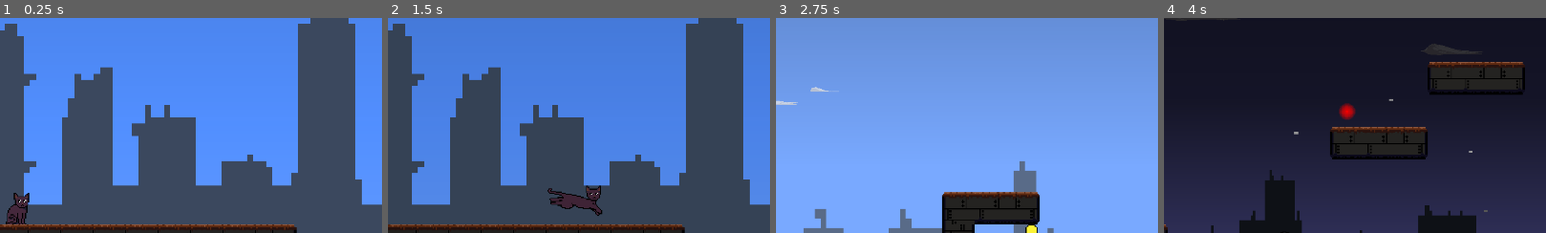
Above: before the commit, frames 1-4 (left to right).
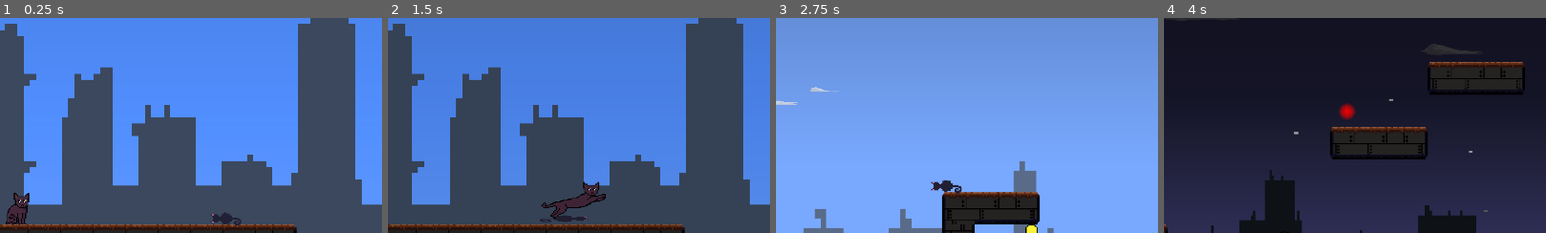
Above: after the commit, the same moments.

Repository: GillianZech/color-cat
Game: Godot game, scene res://Scenes/scene_controller.tscn
Two runs of this game, one before a commit and one after it. Both use one fixed random seed, a clock stepped at 60 frames per second and the inputs below.
Inputs:
- Up to frame 1 (0.25 s): no input
- Up to frame 2 (1.5 s): hold W (move_up) 0.53-1.28 s; hold D (move_right) from 0.53 s (still down); tap Alt (dev) at 1.35 s
- Up to frame 3 (2.75 s): tap W (move_up) at 1.52, 1.55, 1.82 s; release D (move_right) at 2.03 s; hold A (move_left) from 2.03 s (still down); hold W (move_up) from 2.03 s (still down)
- Up to frame 4 (4 s): release A (move_left) at 2.78 s; release W (move_up) at 2.78 s; hold D (move_right) from 2.78 s (still down); tap Alt (dev) at 2.85 s; tap W (move_up) at 3.02, 3.05, 3.32 s; hold W (move_up) from 3.53 s (still down)
The pictures show only the part of the screen within x 25-75%, y 18-68%; the shares and areas given below are measured in that part.

The runs differ from the first frame. In frame 1, 0.2% of the frame differs, in the area x 55-63%, y 90-97%; in frame 2, 1.2%, in the area x 39-57%, y 76-95%; in frame 3, 0.3%; in frame 4, nothing differs.

Commit message:
Made enemies

Diff:
--- a/color_cat/Code/CharacterBody2D.gd
+++ b/color_cat/Code/CharacterBody2D.gd
@@ -83,25 +83,11 @@
 		velocity.y += GRAVITY
 
 		if Input.is_action_just_pressed("move_up") and is_on_floor():
-			velocity.y = JUMP_STRENGTH
-			WALK_AUDIO.stop()
-			DUST_PARTICLES.emitting = false
-			JUMP_AUDIO.play()
-			JUMP_AUDIO.pitch_scale = randf_range(3.6, 4.0)
-			ANIM_PLAYER.seek(0)
-			ANIM_PLAYER.play("JumpSquish")
-			_jump_animation()
+			jump("low")
 
 		if Input.is_action_just_pressed("move_up") and not is_on_floor() and PAINT_COLOR == "Blue" and DJUMP_USED == false:
-			velocity.y = JUMP_STRENGTH
-			WALK_AUDIO.stop()
-			DUST_PARTICLES.emitting = false
-			JUMP_AUDIO.play()
-			JUMP_AUDIO.pitch_scale = randf_range(4.0, 4.2)
-			ANIM_PLAYER.seek(0)
-			ANIM_PLAYER.play("JumpSquish")
+			jump("high")
 			DJUMP_USED = true
-			_jump_animation()
 
 		if Input.is_action_pressed("move_right") and velocity.x < SPEED:
 			velocity.x += ACCELERATION
@@ -144,7 +130,17 @@
 	if INPUT_VECTOR.x > 0:
 		ANIM_SPRITE.flip_h = false
 
-func _jump_animation():
+func jump(pitch):
+	velocity.y = JUMP_STRENGTH
+	WALK_AUDIO.stop()
+	DUST_PARTICLES.emitting = false
+	JUMP_AUDIO.play()
+	if pitch == "low":
+		JUMP_AUDIO.pitch_scale = randf_range(3.6, 4.0)
+	else:
+		JUMP_AUDIO.pitch_scale = randf_range(4.0, 4.2)
+	ANIM_PLAYER.seek(0)
+	ANIM_PLAYER.play("JumpSquish")
 	ANIM_SPRITE.play("jump")
 	if INPUT_VECTOR.y < -0.9:
 		ANIM_SPRITE.play("fall")
@@ -153,7 +149,6 @@
 	ANIM_PLAYER.play("Death")
 	get_node("Death").play()
 	get_parent().get_parent()._restart()
-	#_reset()
 
 func _change_color(NEW_COLOR):
 	PAINT_COLOR = NEW_COLOR
--- /dev/null
+++ b/color_cat/Code/Enemy.gd
@@ -0,0 +1,47 @@
+extends CharacterBody2D
+@export var DEAD = false
+@export var WALK_SPEED = 100
+@export var DIRECTION = -1
+@onready var cat = get_parent().get_parent().get_node("Cat")
+var GRAVITY = 30
+var JUMP_VELOCITY = -400
+
+# Called every frame. 'delta' is the elapsed time since the previous frame.
+func _physics_process(_delta):
+	if not DEAD:
+		var DIRECT = cat.position.x - position.x
+		if DIRECT >= 0:
+			DIRECTION = 1
+			$AnimatedSprite2D.flip_h = true
+		else:
+			DIRECTION = -1
+			$AnimatedSprite2D.flip_h = false
+		velocity.x = WALK_SPEED*DIRECTION
+		if not is_on_floor():
+			velocity.y += GRAVITY
+		move_and_slide()
+
+func die():
+	DEAD = true
+	velocity = Vector2.ZERO
+	set_collision_layer_value(10, 0)
+	set_collision_mask_value(1, 0)
+	$StompBox.set_collision_mask_value(1, 0)
+	#if $DeathTimer.is_stopped():
+	$DeathTimer.start()
+	$AnimationPlayer.play("Squish")
+
+func _on_death_timer_timeout():
+	queue_free()
+
+func _on_stomp_box_body_entered(body):
+	if not body.is_on_floor() and body.velocity.y >= 0:
+		$HurtArea.set_collision_mask_value(1, 0)
+		die()
+		body.jump("high")
+	pass # Replace with function body.
+
+
+func _on_hurt_area_body_entered(body):
+	body._die()
+	pass # Replace with function body.
--- a/color_cat/Scenes/Level1.tscn
+++ b/color_cat/Scenes/Level1.tscn
@@ -29,6 +29,7 @@
 [ext_resource type="AudioStream" uid="uid://b05d6g0x3njyo" path="res://Sounds/eat.ogg" id="20_84rj5"]
 [ext_resource type="Texture2D" uid="uid://cgeushhu2cvhc" path="res://Assets/paint_bucket_yellow_sprite_sheet.png" id="20_p7vb6"]
 [ext_resource type="AudioStream" uid="uid://c0lpt3ae8jucd" path="res://Sounds/laser.ogg" id="27_4othl"]
+[ext_resource type="PackedScene" uid="uid://cpgsfyulne2ru" path="res://Scenes/enemy.tscn" id="27_hhwdx"]
 [ext_resource type="PackedScene" uid="uid://dkwnokg50alof" path="res://Scenes/Spike.tscn" id="34_38fuf"]
 
 [sub_resource type="CircleShape2D" id="CircleShape2D_hgufp"]
@@ -1186,9 +1187,6 @@
 theme_override_font_sizes/font_size = 84
 text = "That pesky laser..."
 
-[node name="Cat" parent="." instance=ExtResource("2_dl4qo")]
-position = Vector2(408, 288)
-
 [node name="Buckets" type="Node2D" parent="."]
 
 [node name="PaintBucket" type="Area2D" parent="Buckets"]
@@ -1711,6 +1709,11 @@
 stream = ExtResource("27_4othl")
 volume_db = -15.0
 
+[node name="Enemies" type="Node2D" parent="."]
+
+[node name="Enemy" parent="Enemies" instance=ExtResource("27_hhwdx")]
+position = Vector2(849, 308)
+
 [node name="EndArea" parent="." instance=ExtResource("12_bxdkk")]
 position = Vector2(8339, 294)
 
@@ -1726,6 +1729,9 @@
 
 [node name="Death" type="AudioStreamPlayer2D" parent="DeathPlane"]
 stream = ExtResource("18_l8bih")
+
+[node name="Cat" parent="." instance=ExtResource("2_dl4qo")]
+position = Vector2(408, 288)
 
 [connection signal="body_entered" from="Buckets/PaintBucket" to="Buckets/PaintBucket" method="_on_body_entered"]
 [connection signal="animation_finished" from="Buckets/PaintBucket/BucketSprite" to="Buckets/PaintBucket" method="_on_bucket_sprite_animation_finished"]
--- a/color_cat/Scenes/Level2.tscn
+++ b/color_cat/Scenes/Level2.tscn
@@ -29,6 +29,7 @@
 [ext_resource type="Texture2D" uid="uid://bqucq1marii71" path="res://Assets/background/SCS_Clouds_Daytime_02.png" id="23_6r03g"]
 [ext_resource type="AudioStream" uid="uid://c0lpt3ae8jucd" path="res://Sounds/laser.ogg" id="23_x3uet"]
 [ext_resource type="PackedScene" uid="uid://dkwnokg50alof" path="res://Scenes/Spike.tscn" id="29_fudnf"]
+[ext_resource type="PackedScene" uid="uid://cpgsfyulne2ru" path="res://Scenes/enemy.tscn" id="30_j35rk"]
 
 [sub_resource type="TileSetAtlasSource" id="TileSetAtlasSource_mpuo8"]
 texture = ExtResource("1_4jqht")
@@ -1633,6 +1634,14 @@
 stream = ExtResource("23_x3uet")
 volume_db = -15.0
 
+[node name="Enemies" type="Node2D" parent="."]
+
+[node name="Enemy" parent="Enemies" instance=ExtResource("30_j35rk")]
+position = Vector2(800, 180)
+
+[node name="Enemy2" parent="Enemies" instance=ExtResource("30_j35rk")]
+position = Vector2(2040, 244)
+
 [connection signal="body_entered" from="Food/Can" to="Food/Can" method="_on_body_entered"]
 [connection signal="body_entered" from="Food/Can2" to="Food/Can2" method="_on_body_entered"]
 [connection signal="body_entered" from="Food/Can3" to="Food/Can3" method="_on_body_entered"]
--- a/color_cat/Scenes/Level4.tscn
+++ b/color_cat/Scenes/Level4.tscn
@@ -522,6 +522,43 @@
 "speed": 10.0
 }]
 
+[sub_resource type="Animation" id="Animation_phcdy"]
+length = 0.001
+tracks/0/type = "bezier"
+tracks/0/imported = false
+tracks/0/enabled = true
+tracks/0/path = NodePath("LaserSprite:position:x")
+tracks/0/interp = 1
+tracks/0/loop_wrap = true
+tracks/0/keys = {
+"handle_modes": PackedInt32Array(0),
+"points": PackedFloat32Array(-0.00012207, -0.25, 0, 0.25, 0),
+"times": PackedFloat32Array(0)
+}
+tracks/1/type = "bezier"
+tracks/1/imported = false
+tracks/1/enabled = true
+tracks/1/path = NodePath("LaserSprite:position:y")
+tracks/1/interp = 1
+tracks/1/loop_wrap = true
+tracks/1/keys = {
+"handle_modes": PackedInt32Array(0),
+"points": PackedFloat32Array(0, -0.25, 0, 0.25, 0),
+"times": PackedFloat32Array(0)
+}
+tracks/2/type = "value"
+tracks/2/imported = false
+tracks/2/enabled = true
+tracks/2/path = NodePath("LaserSprite:visible")
+tracks/2/interp = 1
+tracks/2/loop_wrap = true
+tracks/2/keys = {
+"times": PackedFloat32Array(0),
+"transitions": PackedFloat32Array(1),
+"update": 1,
+"values": [true]
+}
+
 [sub_resource type="Animation" id="Animation_74k53"]
 resource_name = "move"
 length = 0.55
@@ -560,7 +597,13 @@
 "values": [true, true, false]
 }
 
-[sub_resource type="Animation" id="Animation_phcdy"]
+[sub_resource type="AnimationLibrary" id="AnimationLibrary_xhn3u"]
+_data = {
+"RESET": SubResource("Animation_phcdy"),
+"move": SubResource("Animation_74k53")
+}
+
+[sub_resource type="Animation" id="Animation_kiikt"]
 length = 0.001
 tracks/0/type = "bezier"
 tracks/0/imported = false
@@ -570,7 +613,7 @@
 tracks/0/loop_wrap = true
 tracks/0/keys = {
 "handle_modes": PackedInt32Array(0),
-"points": PackedFloat32Array(-0.00012207, -0.25, 0, 0.25, 0),
+"points": PackedFloat32Array(0, -0.25, 0, 0.25, 0),
 "times": PackedFloat32Array(0)
 }
 tracks/1/type = "bezier"
@@ -595,12 +638,6 @@
 "transitions": PackedFloat32Array(1),
 "update": 1,
 "values": [true]
-}
-
-[sub_resource type="AnimationLibrary" id="AnimationLibrary_xhn3u"]
-_data = {
-"RESET": SubResource("Animation_phcdy"),
-"move": SubResource("Animation_74k53")
 }
 
 [sub_resource type="Animation" id="Animation_ulsqw"]
@@ -641,7 +678,13 @@
 "values": [true, true, false]
 }
 
-[sub_resource type="Animation" id="Animation_kiikt"]
+[sub_resource type="AnimationLibrary" id="AnimationLibrary_bxhnd"]
+_data = {
+"RESET": SubResource("Animation_kiikt"),
+"move": SubResource("Animation_ulsqw")
+}
+
+[sub_resource type="Animation" id="Animation_x2yum"]
 length = 0.001
 tracks/0/type = "bezier"
 tracks/0/imported = false
@@ -676,12 +719,6 @@
 "transitions": PackedFloat32Array(1),
 "update": 1,
 "values": [true]
-}
-
-[sub_resource type="AnimationLibrary" id="AnimationLibrary_bxhnd"]
-_data = {
-"RESET": SubResource("Animation_kiikt"),
-"move": SubResource("Animation_ulsqw")
 }
 
 [sub_resource type="Animation" id="Animation_ww2e7"]
@@ -722,23 +759,30 @@
 "values": [true, true, false]
 }
 
-[sub_resource type="Animation" id="Animation_x2yum"]
+[sub_resource type="AnimationLibrary" id="AnimationLibrary_refqw"]
+_data = {
+"RESET": SubResource("Animation_x2yum"),
+"move": SubResource("Animation_ww2e7")
+}
+
+[sub_resource type="Animation" id="Animation_lflpg"]
 length = 0.001
-tracks/0/type = "bezier"
+tracks/0/type = "value"
 tracks/0/imported = false
 tracks/0/enabled = true
-tracks/0/path = NodePath("LaserSprite:position:x")
+tracks/0/path = NodePath("LaserSprite:visible")
 tracks/0/interp = 1
 tracks/0/loop_wrap = true
 tracks/0/keys = {
-"handle_modes": PackedInt32Array(0),
-"points": PackedFloat32Array(0, -0.25, 0, 0.25, 0),
-"times": PackedFloat32Array(0)
+"times": PackedFloat32Array(0),
+"transitions": PackedFloat32Array(1),
+"update": 1,
+"values": [true]
 }
 tracks/1/type = "bezier"
 tracks/1/imported = false
 tracks/1/enabled = true
-tracks/1/path = NodePath("LaserSprite:position:y")
+tracks/1/path = NodePath("LaserSprite:position:x")
 tracks/1/interp = 1
 tracks/1/loop_wrap = true
 tracks/1/keys = {
@@ -746,23 +790,16 @@
 "points": PackedFloat32Array(0, -0.25, 0, 0.25, 0),
 "times": PackedFloat32Array(0)
 }
-tracks/2/type = "value"
+tracks/2/type = "bezier"
 tracks/2/imported = false
 tracks/2/enabled = true
-tracks/2/path = NodePath("LaserSprite:visible")
+tracks/2/path = NodePath("LaserSprite:position:y")
 tracks/2/interp = 1
 tracks/2/loop_wrap = true
 tracks/2/keys = {
-"times": PackedFloat32Array(0),
-"transitions": PackedFloat32Array(1),
-"update": 1,
-"values": [true]
-}
-
-[sub_resource type="AnimationLibrary" id="AnimationLibrary_refqw"]
-_data = {
-"RESET": SubResource("Animation_x2yum"),
-"move": SubResource("Animation_ww2e7")
+"handle_modes": PackedInt32Array(0),
+"points": PackedFloat32Array(0, -0.25, 0, 0.25, 0),
+"times": PackedFloat32Array(0)
 }
 
 [sub_resource type="Animation" id="Animation_7g1p0"]
@@ -803,24 +840,29 @@
 "times": PackedFloat32Array(0, 0.5)
 }
 
-[sub_resource type="Animation" id="Animation_lflpg"]
+[sub_resource type="AnimationLibrary" id="AnimationLibrary_4sxen"]
+_data = {
+"RESET": SubResource("Animation_lflpg"),
+"move": SubResource("Animation_7g1p0")
+}
+
+[sub_resource type="Animation" id="Animation_vjxof"]
 length = 0.001
-tracks/0/type = "value"
+tracks/0/type = "bezier"
 tracks/0/imported = false
 tracks/0/enabled = true
-tracks/0/path = NodePath("LaserSprite:visible")
+tracks/0/path = NodePath("LaserSprite:position:x")
 tracks/0/interp = 1
 tracks/0/loop_wrap = true
 tracks/0/keys = {
-"times": PackedFloat32Array(0),
-"transitions": PackedFloat32Array(1),
-"update": 1,
-"values": [true]
+"handle_modes": PackedInt32Array(0),
+"points": PackedFloat32Array(0, -0.25, 0, 0.25, 0),
+"times": PackedFloat32Array(0)
 }
 tracks/1/type = "bezier"
 tracks/1/imported = false
 tracks/1/enabled = true
-tracks/1/path = NodePath("LaserSprite:position:x")
+tracks/1/path = NodePath("LaserSprite:position:y")
 tracks/1/interp = 1
 tracks/1/loop_wrap = true
 tracks/1/keys = {
@@ -828,22 +870,17 @@
 "points": PackedFloat32Array(0, -0.25, 0, 0.25, 0),
 "times": PackedFloat32Array(0)
 }
-tracks/2/type = "bezier"
+tracks/2/type = "value"
 tracks/2/imported = false
 tracks/2/enabled = true
-tracks/2/path = NodePath("LaserSprite:position:y")
+tracks/2/path = NodePath("LaserSprite:visible")
 tracks/2/interp = 1
 tracks/2/loop_wrap = true
 tracks/2/keys = {
-"handle_modes": PackedInt32Array(0),
-"points": PackedFloat32Array(0, -0.25, 0, 0.25, 0),
-"times": PackedFloat32Array(0)
-}
-
-[sub_resource type="AnimationLibrary" id="AnimationLibrary_4sxen"]
-_data = {
-"RESET": SubResource("Animation_lflpg"),
-"move": SubResource("Animation_7g1p0")
+"times": PackedFloat32Array(0),
+"transitions": PackedFloat32Array(1),
+"update": 1,
+"values": [true]
 }
 
 [sub_resource type="Animation" id="Animation_1et3w"]
@@ -884,7 +921,13 @@
 "values": [true, true, false]
 }
 
-[sub_resource type="Animation" id="Animation_vjxof"]
+[sub_resource type="AnimationLibrary" id="AnimationLibrary_esdrc"]
+_data = {
+"RESET": SubResource("Animation_vjxof"),
+"move": SubResource("Animation_1et3w")
+}
+
+[sub_resource type="Animation" id="Animation_el88k"]
 length = 0.001
 tracks/0/type = "bezier"
 tracks/0/imported = false
@@ -919,12 +962,6 @@
 "transitions": PackedFloat32Array(1),
 "update": 1,
 "values": [true]
-}
-
-[sub_resource type="AnimationLibrary" id="AnimationLibrary_esdrc"]
-_data = {
-"RESET": SubResource("Animation_vjxof"),
-"move": SubResource("Animation_1et3w")
 }
 
 [sub_resource type="Animation" id="Animation_sbo3g"]
@@ -963,43 +1000,6 @@
 "transitions": PackedFloat32Array(1, 1, 1),
 "update": 1,
 "values": [true, true, false]
-}
-
-[sub_resource type="Animation" id="Animation_el88k"]
-length = 0.001
-tracks/0/type = "bezier"
-tracks/0/imported = false
-tracks/0/enabled = true
-tracks/0/path = NodePath("LaserSprite:position:x")
-tracks/0/interp = 1
-tracks/0/loop_wrap = true
-tracks/0/keys = {
-"handle_modes": PackedInt32Array(0),
-"points": PackedFloat32Array(0, -0.25, 0, 0.25, 0),
-"times": PackedFloat32Array(0)
-}
-tracks/1/type = "bezier"
-tracks/1/imported = false
-tracks/1/enabled = true
-tracks/1/path = NodePath("LaserSprite:position:y")
-tracks/1/interp = 1
-tracks/1/loop_wrap = true
-tracks/1/keys = {
-"handle_modes": PackedInt32Array(0),
-"points": PackedFloat32Array(0, -0.25, 0, 0.25, 0),
-"times": PackedFloat32Array(0)
-}
-tracks/2/type = "value"
-tracks/2/imported = false
-tracks/2/enabled = true
-tracks/2/path = NodePath("LaserSprite:visible")
-tracks/2/interp = 1
-tracks/2/loop_wrap = true
-tracks/2/keys = {
-"times": PackedFloat32Array(0),
-"transitions": PackedFloat32Array(1),
-"update": 1,
-"values": [true]
 }
 
 [sub_resource type="AnimationLibrary" id="AnimationLibrary_6wmst"]
--- a/color_cat/Scenes/Level5.tscn
+++ b/color_cat/Scenes/Level5.tscn
@@ -655,6 +655,43 @@
 "speed": 10.0
 }]
 
+[sub_resource type="Animation" id="Animation_phcdy"]
+length = 0.001
+tracks/0/type = "bezier"
+tracks/0/imported = false
+tracks/0/enabled = true
+tracks/0/path = NodePath("LaserSprite:position:x")
+tracks/0/interp = 1
+tracks/0/loop_wrap = true
+tracks/0/keys = {
+"handle_modes": PackedInt32Array(0),
+"points": PackedFloat32Array(-0.00012207, -0.25, 0, 0.25, 0),
+"times": PackedFloat32Array(0)
+}
+tracks/1/type = "bezier"
+tracks/1/imported = false
+tracks/1/enabled = true
+tracks/1/path = NodePath("LaserSprite:position:y")
+tracks/1/interp = 1
+tracks/1/loop_wrap = true
+tracks/1/keys = {
+"handle_modes": PackedInt32Array(0),
+"points": PackedFloat32Array(0, -0.25, 0, 0.25, 0),
+"times": PackedFloat32Array(0)
+}
+tracks/2/type = "value"
+tracks/2/imported = false
+tracks/2/enabled = true
+tracks/2/path = NodePath("LaserSprite:visible")
+tracks/2/interp = 1
+tracks/2/loop_wrap = true
+tracks/2/keys = {
+"times": PackedFloat32Array(0),
+"transitions": PackedFloat32Array(1),
+"update": 1,
+"values": [true]
+}
+
 [sub_resource type="Animation" id="Animation_74k53"]
 resource_name = "move"
 length = 0.55
@@ -693,7 +730,13 @@
 "values": [true, true, false]
 }
 
-[sub_resource type="Animation" id="Animation_phcdy"]
+[sub_resource type="AnimationLibrary" id="AnimationLibrary_xhn3u"]
+_data = {
+"RESET": SubResource("Animation_phcdy"),
+"move": SubResource("Animation_74k53")
+}
+
+[sub_resource type="Animation" id="Animation_kiikt"]
 length = 0.001
 tracks/0/type = "bezier"
 tracks/0/imported = false
@@ -703,7 +746,7 @@
 tracks/0/loop_wrap = true
 tracks/0/keys = {
 "handle_modes": PackedInt32Array(0),
-"points": PackedFloat32Array(-0.00012207, -0.25, 0, 0.25, 0),
+"points": PackedFloat32Array(0, -0.25, 0, 0.25, 0),
 "times": PackedFloat32Array(0)
 }
 tracks/1/type = "bezier"
@@ -728,12 +771,6 @@
 "transitions": PackedFloat32Array(1),
 "update": 1,
 "values": [true]
-}
-
-[sub_resource type="AnimationLibrary" id="AnimationLibrary_xhn3u"]
-_data = {
-"RESET": SubResource("Animation_phcdy"),
-"move": SubResource("Animation_74k53")
 }
 
 [sub_resource type="Animation" id="Animation_ulsqw"]
@@ -772,43 +809,6 @@
 "transitions": PackedFloat32Array(1, 1, 1),
 "update": 1,
 "values": [true, true, false]
-}
-
-[sub_resource type="Animation" id="Animation_kiikt"]
-length = 0.001
-tracks/0/type = "bezier"
-tracks/0/imported = false
-tracks/0/enabled = true
-tracks/0/path = NodePath("LaserSprite:position:x")
-tracks/0/interp = 1
-tracks/0/loop_wrap = true
-tracks/0/keys = {
-"handle_modes": PackedInt32Array(0),
-"points": PackedFloat32Array(0, -0.25, 0, 0.25, 0),
-"times": PackedFloat32Array(0)
-}
-tracks/1/type = "bezier"
-tracks/1/imported = false
-tracks/1/enabled = true
-tracks/1/path = NodePath("LaserSprite:position:y")
-tracks/1/interp = 1
-tracks/1/loop_wrap = true
-tracks/1/keys = {
-"handle_modes": PackedInt32Array(0),
-"points": PackedFloat32Array(0, -0.25, 0, 0.25, 0),
-"times": PackedFloat32Array(0)
-}
-tracks/2/type = "value"
-tracks/2/imported = false
-tracks/2/enabled = true
-tracks/2/path = NodePath("LaserSprite:visible")
-tracks/2/interp = 1
-tracks/2/loop_wrap = true
-tracks/2/keys = {
-"times": PackedFloat32Array(0),
-"transitions": PackedFloat32Array(1),
-"update": 1,
-"values": [true]
 }
 
 [sub_resource type="AnimationLibrary" id="AnimationLibrary_bxhnd"]
--- /dev/null
+++ b/color_cat/Scenes/enemy.tscn
@@ -0,0 +1,109 @@
+[gd_scene load_steps=10 format=3 uid="uid://cpgsfyulne2ru"]
+
+[ext_resource type="Script" path="res://Code/Enemy.gd" id="1_aer86"]
+[ext_resource type="Texture2D" uid="uid://c2prn803dx582" path="res://Assets/gridcat_left.png" id="2_xn4ws"]
+
+[sub_resource type="CapsuleShape2D" id="CapsuleShape2D_ob6f3"]
+radius = 6.0
+
+[sub_resource type="SpriteFrames" id="SpriteFrames_cdqab"]
+animations = [{
+"frames": [{
+"duration": 1.0,
+"texture": ExtResource("2_xn4ws")
+}],
+"loop": true,
+"name": &"idle",
+"speed": 5.0
+}]
+
+[sub_resource type="RectangleShape2D" id="RectangleShape2D_gj0y3"]
+size = Vector2(20, 4)
+
+[sub_resource type="Animation" id="Animation_k44fl"]
+length = 0.001
+tracks/0/type = "value"
+tracks/0/imported = false
+tracks/0/enabled = true
+tracks/0/path = NodePath(".:scale")
+tracks/0/interp = 1
+tracks/0/loop_wrap = true
+tracks/0/keys = {
+"times": PackedFloat32Array(0),
+"transitions": PackedFloat32Array(1),
+"update": 0,
+"values": [Vector2(1, 1)]
+}
+
+[sub_resource type="Animation" id="Animation_ac3im"]
+resource_name = "Squish"
+length = 0.4
+tracks/0/type = "value"
+tracks/0/imported = false
+tracks/0/enabled = true
+tracks/0/path = NodePath(".:scale")
+tracks/0/interp = 1
+tracks/0/loop_wrap = true
+tracks/0/keys = {
+"times": PackedFloat32Array(0, 0.1, 0.2),
+"transitions": PackedFloat32Array(1, 1, 1),
+"update": 0,
+"values": [Vector2(1.2, 0.5), Vector2(1.6, 0.5), Vector2(1.2, 0.5)]
+}
+
+[sub_resource type="AnimationLibrary" id="AnimationLibrary_sbr8q"]
+_data = {
+"RESET": SubResource("Animation_k44fl"),
+"Squish": SubResource("Animation_ac3im")
+}
+
+[sub_resource type="CapsuleShape2D" id="CapsuleShape2D_nq8gg"]
+radius = 12.0
+height = 63.4626
+
+[node name="Enemy" type="CharacterBody2D"]
+collision_layer = 512
+collision_mask = 531
+script = ExtResource("1_aer86")
+
+[node name="CollisionShape2D" type="CollisionShape2D" parent="."]
+position = Vector2(0, 1)
+rotation = 1.5708
+scale = Vector2(1.7744, 1.88002)
+shape = SubResource("CapsuleShape2D_ob6f3")
+
+[node name="AnimatedSprite2D" type="AnimatedSprite2D" parent="."]
+scale = Vector2(2, 2)
+sprite_frames = SubResource("SpriteFrames_cdqab")
+animation = &"idle"
+
+[node name="DeathTimer" type="Timer" parent="."]
+one_shot = true
+
+[node name="StompBox" type="Area2D" parent="."]
+collision_layer = 0
+
+[node name="CollisionShape2D" type="CollisionShape2D" parent="StompBox"]
+position = Vector2(0, -12)
+scale = Vector2(2.31998, 1)
+shape = SubResource("RectangleShape2D_gj0y3")
+debug_color = Color(0.996078, 0, 0.211765, 0.419608)
+
+[node name="AnimationPlayer" type="AnimationPlayer" parent="."]
+libraries = {
+"": SubResource("AnimationLibrary_sbr8q")
+}
+
+[node name="HurtArea" type="Area2D" parent="."]
+collision_layer = 0
+
+[node name="CollisionShape2D" type="CollisionShape2D" parent="HurtArea"]
+position = Vector2(0, 5)
+rotation = 1.5708
+scale = Vector2(0.56001, 1.11996)
+shape = SubResource("CapsuleShape2D_nq8gg")
+debug_color = Color(0.623529, 0.529412, 0.2, 0.419608)
+
+[connection signal="timeout" from="DeathTimer" to="." method="_on_death_timer_timeout"]
+[connection signal="body_entered" from="StompBox" to="." method="_on_stomp_box_body_entered"]
+[connection signal="body_entered" from="HurtArea" to="." method="_on_hurt_area_body_entered"]
--- a/color_cat/project.godot
+++ b/color_cat/project.godot
@@ -70,6 +70,7 @@
 2d_physics/layer_7="deathplane"
 2d_physics/layer_8="spikes"
 2d_physics/layer_9="endarea"
+2d_physics/layer_10="enemies"
 
 [rendering]
 
Binary file added: color_cat/Assets/gridcat_left.png
Not shown, added: color_cat/Assets/gridcat_left.png.import
Not shown: 1 places in color_cat/Scenes/Level1.tscn that only renumber resources
Not shown: 1 places in color_cat/Scenes/Level2.tscn that only renumber resources
